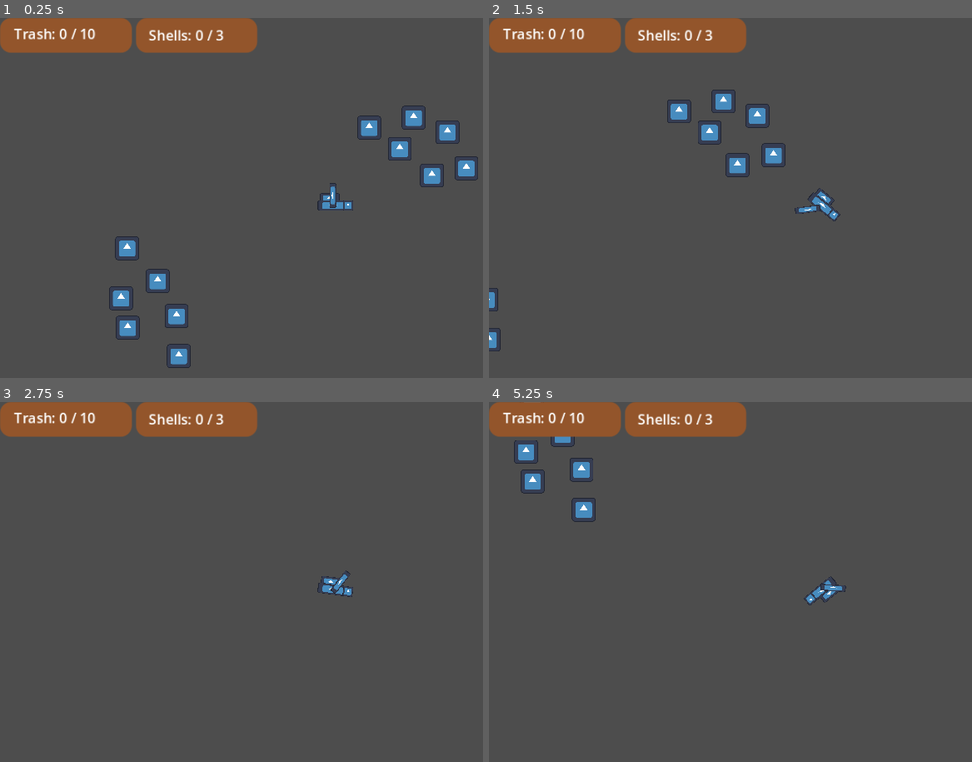
Above: before the commit, frames 1-4 (two rows, left to right).
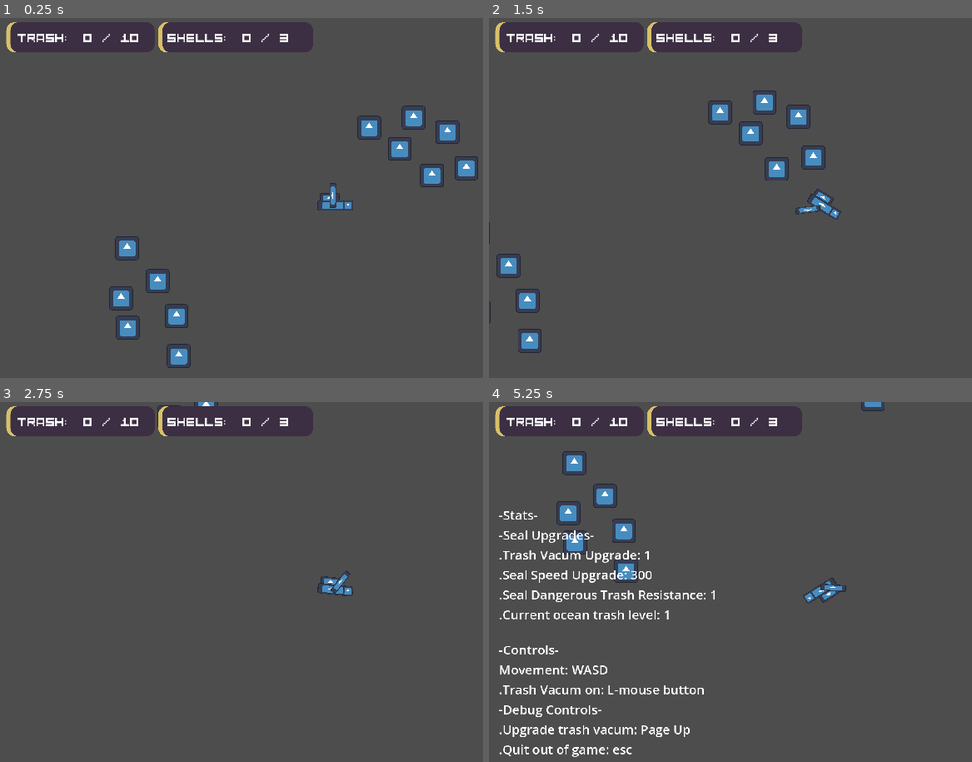
Above: after the commit, the same moments.

Repository: MDSErikaFF/GDV210_GamesForImpact
Game: Godot game, scene res://Scenes/Levels/test_level.tscn
Two runs of this game, one before a commit and one after it. Both use one fixed random seed, a clock stepped at 60 frames per second and the inputs below. The project has no main scene, so this scene is started directly. The engine's default icon, where the game draws it, is replaced by a stand-in: a white triangle on a blue panel in a dark square.
Inputs (mouse positions are in pixels of both pictures, inside the frame that each line leads up to):
- Up to frame 1 (0.25 s): no input
- Up to frame 2 (1.5 s): move the mouse to (967, 187) at 0.52 s; press the mouse at (967, 187) at 0.53 s; hold D (Right) 0.53-1.28 s; move the mouse to (687, 223) at 1.27 s; release the mouse at (687, 223) at 1.28 s; hold S (Down) from 1.28 s (still down); click (687, 223) at 1.35 s
- Up to frame 3 (2.75 s): move the mouse to (400, 506) at 2.02 s; release S (Down) at 2.03 s; press the mouse at (400, 506) at 2.03 s; hold D (Right) from 2.03 s (still down)
- Up to frame 4 (5.25 s): tap Enter at 2.75 s; move the mouse to (788, 664) at 2.77 s; release D (Right) at 2.78 s; release the mouse at (788, 664) at 2.78 s; hold Up (ui_up) 2.78-3.53 s; click (788, 664) at 2.85 s; tap Space at 3.5 s; move the mouse to (outside the picture) at 3.52 s; press the mouse at (outside the picture) at 3.53 s; hold A (Left) 3.53-5.03 s; tap 1 (ActivateDebug, bound only after the commit) at 4.15 s; move the mouse to (624, 531) at 4.27 s; release the mouse at (624, 531) at 4.28 s; click (624, 531) at 4.35 s; move the mouse to (856, 589) at 5.02 s; press the mouse at (856, 589) at 5.03 s; hold S (Down) from 5.03 s (still down)

The runs differ from the first frame. In frame 1, 6.2% of the frame differs, in the area x 0-98%, y 0-97%; in frame 2, 8.9%; in frame 3, 6.1%; in frame 4, 11%, in the area x 0-82%, y 0-99%.

Commit message:
See Descripton for changes
.Updated UI
.Added debug UI. Press '1' to activate it. Showcases some controls and stats
.Small update to player movement and GameManager

Diff:
--- a/gdv210_gamesforimpact/Assets/Themes/ThemeUI.tres
+++ b/gdv210_gamesforimpact/Assets/Themes/ThemeUI.tres
@@ -1,13 +1,19 @@
-[gd_resource type="Theme" load_steps=2 format=3 uid="uid://inxo6vyipgvi"]
+[gd_resource type="Theme" load_steps=3 format=3 uid="uid://inxo6vyipgvi"]
+
+[ext_resource type="FontFile" uid="uid://43ix3ojycrh2" path="res://Assets/Fonts/Kenney Mini Square Mono.ttf" id="1_rgena"]
 
 [sub_resource type="StyleBoxFlat" id="StyleBoxFlat_23yy5"]
-bg_color = Color(0.577654, 0.335094, 0.167223, 1)
+bg_color = Color(0.235294, 0.184314, 0.262745, 1)
+border_width_left = 4
+border_color = Color(0.843137, 0.752941, 0.407843, 1)
 corner_radius_top_left = 8
 corner_radius_top_right = 8
 corner_radius_bottom_right = 8
 corner_radius_bottom_left = 8
+anti_aliasing_size = 0.161
 
 [resource]
+default_font = ExtResource("1_rgena")
 default_font_size = 0
-Label/font_sizes/font_size = 10
+Label/font_sizes/font_size = 12
 Panel/styles/panel = SubResource("StyleBoxFlat_23yy5")
--- a/gdv210_gamesforimpact/Scenes/Player/Player.tscn
+++ b/gdv210_gamesforimpact/Scenes/Player/Player.tscn
@@ -34,3 +34,4 @@
 
 [node name="Camera2D" type="Camera2D" parent="."]
 zoom = Vector2(0.4, 0.4)
+limit_smoothed = true
--- a/gdv210_gamesforimpact/Scripts/entities/Player/player.gd
+++ b/gdv210_gamesforimpact/Scripts/entities/Player/player.gd
@@ -6,6 +6,8 @@
 @export var accel = 1500
 
 @export var friction = 600
+
+@export var rotation_speed = 10.0
 
 var input = Vector2.ZERO
 
@@ -20,14 +22,24 @@
 			velocity = Vector2.ZERO
 	else:
 		velocity += input * accel * delta
-		velocity = velocity.limit_length(speed)
+		#velocity = velocity.limit_length(speed)
+		velocity = velocity.limit_length(GameManager.SealSpeed)
 
+
+
+	var target_angle = last_angle
 	# updates the player's rotation acording to the velocity angle
 	if velocity.length() > 1:
-		last_angle = velocity.angle()
-		rotation = last_angle
-	else: # when not moving, stay rotated at the last angle
-		rotation = last_angle
+		target_angle = velocity.angle()
+	elif input != Vector2.ZERO:
+		target_angle = input.angle()
+
+	last_angle = target_angle
+	rotation = lerp_angle(rotation, target_angle, rotation_speed * delta)
+
+
+
+
 	move_and_slide()
 
 func get_input():
--- a/gdv210_gamesforimpact/Scripts/global/GameManager.gd
+++ b/gdv210_gamesforimpact/Scripts/global/GameManager.gd
@@ -4,12 +4,18 @@
 var CurrentlyVacuum : bool = false #so the rubbish can get picked up
 var VacuumSizeLevel = 1 #for the level up of equipment. 1 is the lowest
 var VacuumMaxSizeLevel = 1.4
+
 var TrashCollected = 0
 var MaxTrashStorage = 10
 var targetVacuumMarker : Vector2
 
 var ShellsCollected = 0;
 var MaxShells = 3;
+
+var MaxSealSpeed = 500
+var SealSpeed = 300
+
+var debugOn = false;
 
 # Called when the node enters the scene tree for the first time.
 func _ready():
@@ -21,3 +27,21 @@
 
 	if Input.is_action_just_pressed("Quit"): # quit out of the game
 		get_tree().quit()
+
+	if Input.is_action_just_pressed("ActivateDebug"):
+		debugOn = !debugOn
+
+	if debugOn:
+
+		if Input.is_action_just_pressed("ui_up"):
+			SealSpeed += 100
+			if SealSpeed >= MaxSealSpeed:
+				SealSpeed = MaxSealSpeed
+
+
+
+	if ShellsCollected >= MaxShells:
+		print("All shels colected, game is done!")
+
+	if TrashCollected >= MaxTrashStorage:
+		print("Trash Inventory full, go trade it in the Shaop!")
--- a/gdv210_gamesforimpact/UI/UI.tscn
+++ b/gdv210_gamesforimpact/UI/UI.tscn
@@ -15,37 +15,120 @@
 theme = ExtResource("1_tu5qf")
 script = ExtResource("2_dviu8")
 
-[node name="HBoxContainer" type="HBoxContainer" parent="UI"]
+[node name="MarginContainer" type="MarginContainer" parent="UI"]
 layout_mode = 1
 anchors_preset = -1
-anchor_left = -0.009
-anchor_right = 1.0
-anchor_bottom = 0.159
-offset_left = 4.32
-offset_right = -79.0
-offset_bottom = -17.93
-grow_horizontal = 2
+anchor_right = 0.469
+anchor_bottom = 0.092
+offset_right = 72.88
+offset_bottom = 8.16
+scale = Vector2(0.75, 0.75)
+theme_override_constants/margin_left = 6
+theme_override_constants/margin_top = 4
 
-[node name="Panel" type="Panel" parent="UI/HBoxContainer"]
-custom_minimum_size = Vector2(94.995, 0)
+[node name="HBoxContainer" type="HBoxContainer" parent="UI/MarginContainer"]
 layout_mode = 2
 
-[node name="Label Trash Count" type="Label" parent="UI/HBoxContainer/Panel"]
+[node name="Panel" type="Panel" parent="UI/MarginContainer/HBoxContainer"]
+custom_minimum_size = Vector2(142.625, 0)
+layout_mode = 2
+
+[node name="Label Trash Count" type="Label" parent="UI/MarginContainer/HBoxContainer/Panel"]
 layout_mode = 0
-offset_left = 10.0
-offset_top = 4.0
-offset_right = 83.0
-offset_bottom = 27.0
+offset_left = 11.3333
+offset_top = 7.0
+offset_right = 137.333
+offset_bottom = 24.0
 text = "Trash: ## / ##"
 
-[node name="Panel2" type="Panel" parent="UI/HBoxContainer"]
-custom_minimum_size = Vector2(87.335, 0)
+[node name="Panel2" type="Panel" parent="UI/MarginContainer/HBoxContainer"]
+custom_minimum_size = Vector2(148.815, 0)
 layout_mode = 2
 
-[node name="Label Shell Count" type="Label" parent="UI/HBoxContainer/Panel2"]
+[node name="Label Shell Count" type="Label" parent="UI/MarginContainer/HBoxContainer/Panel2"]
 layout_mode = 0
-offset_left = 9.0
-offset_top = 5.0
-offset_right = 82.0
-offset_bottom = 28.0
+offset_left = 9.33333
+offset_top = 6.66667
+offset_right = 144.333
+offset_bottom = 21.6667
 text = "Shells: ## / ##"
+
+[node name="Lable Inventory Full" type="Label" parent="UI"]
+layout_mode = 1
+anchors_preset = -1
+anchor_left = 0.01
+anchor_top = 0.078
+anchor_right = 0.23
+anchor_bottom = 0.21
+offset_left = 0.200001
+offset_top = -0.0599995
+offset_right = 20.6
+offset_bottom = -2.7
+rotation = 0.0698132
+scale = Vector2(0.855, 0.855)
+text = "Storage Full!!
+Go to Shop!"
+
+[node name="Lable All Shells Collected" type="Label" parent="UI"]
+layout_mode = 1
+anchors_preset = -1
+anchor_left = 0.246
+anchor_top = 0.09
+anchor_right = 0.538
+anchor_bottom = 0.202
+offset_left = -0.0799942
+offset_top = 2.7
+offset_right = 23.76
+offset_bottom = 5.46
+rotation = -0.0698132
+scale = Vector2(0.855, 0.855)
+text = "Return to Shop. Return the Shels!!
+"
+autowrap_mode = 2
+
+[node name="DebugUI" type="Control" parent="."]
+layout_mode = 3
+anchors_preset = 15
+anchor_right = 1.0
+anchor_bottom = 1.0
+grow_horizontal = 2
+grow_vertical = 2
+
+[node name="Label Stats" type="Label" parent="DebugUI"]
+layout_mode = 1
+anchors_preset = -1
+anchor_left = 0.015
+anchor_top = 0.278
+anchor_right = 0.327
+anchor_bottom = 0.601
+offset_left = -0.2
+offset_top = -0.0600052
+offset_right = 109.04
+offset_bottom = 65.73
+scale = Vector2(0.57, 0.57)
+text = "-Stats-
+-Seal Upgrades-
+.Trash Vacum Upgrade:
+.Seal Speed Upgrade:
+.Seal Dangerous Trash Resistance:
+.Current ocean trash level:
+"
+
+[node name="Label Controls" type="Label" parent="DebugUI"]
+layout_mode = 1
+anchors_preset = -1
+anchor_left = 0.015
+anchor_top = 0.637
+anchor_right = 0.323
+anchor_bottom = 0.96
+offset_left = -0.2
+offset_top = 0.00999451
+offset_right = 110.96
+offset_bottom = 65.8
+scale = Vector2(0.57, 0.57)
+text = "-Controls-
+Movement: WASD
+.Trash Vacum on: L-mouse button
+-Debug Controls-
+.Upgrade trash vacum: Page Up
+.Quit out of game: esc"
--- a/gdv210_gamesforimpact/UI/ui.gd
+++ b/gdv210_gamesforimpact/UI/ui.gd
@@ -2,12 +2,23 @@
 
 @export var player : Player;
 
-@onready var LableTrash = $"HBoxContainer/Panel/Label Trash Count"
-@onready var LableShell = $"HBoxContainer/Panel2/Label Shell Count"
+@onready var LableTrash = $"MarginContainer/HBoxContainer/Panel/Label Trash Count"
+@onready var LableShell = $"MarginContainer/HBoxContainer/Panel2/Label Shell Count"
+@onready var LableInventoryFull = $"Lable Inventory Full"
+@onready var LableAllShellColected = $"Lable All Shells Collected"
+
+@onready var DebugUI = $"../DebugUI"
+@onready var LableStats = $"../DebugUI/Label Stats"
+@onready var LableControls = $"../DebugUI/Label Controls"
+
+
 
 # Called when the node enters the scene tree for the first time.
 func _ready():
-	pass # Replace with function body.
+	LableInventoryFull.visible = false;
+	LableAllShellColected.visible = false;
+	DebugUI.visible = false;
+
 
 
 # Called every frame. 'delta' is the elapsed time since the previous frame.
@@ -18,3 +29,27 @@
 
 	LableTrash.text = "Trash: " + str(GameManager.TrashCollected) + " / " + str(GameManager.MaxTrashStorage)
 	LableShell.text = "Shells: " + str(GameManager.ShellsCollected) + " / " + str(GameManager.MaxShells)
+
+
+	if GameManager.TrashCollected >= GameManager.MaxTrashStorage:
+		LableInventoryFull.visible = true;
+	else:
+		LableInventoryFull.visible = false;
+
+	if GameManager.ShellsCollected >= GameManager.MaxShells:
+		LableAllShellColected.visible = true;
+	else:
+		LableAllShellColected.visible = false;
+
+
+	if GameManager.debugOn == true:
+		DebugUI.visible = true
+
+		LableStats.text = "-Stats-
+							-Seal Upgrades-
+							.Trash Vacum Upgrade: " + str(GameManager.VacuumSizeLevel) + "
+							.Seal Speed Upgrade: " + str(GameManager.SealSpeed) + "
+							.Seal Dangerous Trash Resistance: " + str(1) + "
+							.Current ocean trash level: " + str(1) + "\n "
+	else:
+		DebugUI.visible = false
--- a/gdv210_gamesforimpact/project.godot
+++ b/gdv210_gamesforimpact/project.godot
@@ -64,6 +64,11 @@
 "events": [Object(InputEventMouseButton,"resource_local_to_scene":false,"resource_name":"","device":-1,"window_id":0,"a …(253 unchanged characters)…
 ]
 }
+ActivateDebug={
+"deadzone": 0.5,
+"events": [Object(InputEventKey,"resource_local_to_scene":false,"resource_name":"","device":-1,"window_id":0,"alt_pressed":false,"shift_pressed":false,"ctrl_pressed":false,"meta_pressed":false,"pressed":false,"keycode":0,"physical_keycode":49,"key_label":0,"unicode":49,"location":0,"echo":false,"script":null)
+]
+}
 
 [layer_names]
 
@@ -71,3 +76,7 @@
 2d_physics/layer_2="enviroment"
 2d_physics/layer_5="trash"
 2d_physics/layer_6="vacuum"
+
+[rendering]
+
+textures/canvas_textures/default_texture_filter=0
Binary file added: gdv210_gamesforimpact/Assets/Fonts/Kenney Mini Square Mono.ttf
Not shown, added: gdv210_gamesforimpact/Assets/Fonts/Kenney Mini Square Mono.ttf.import
